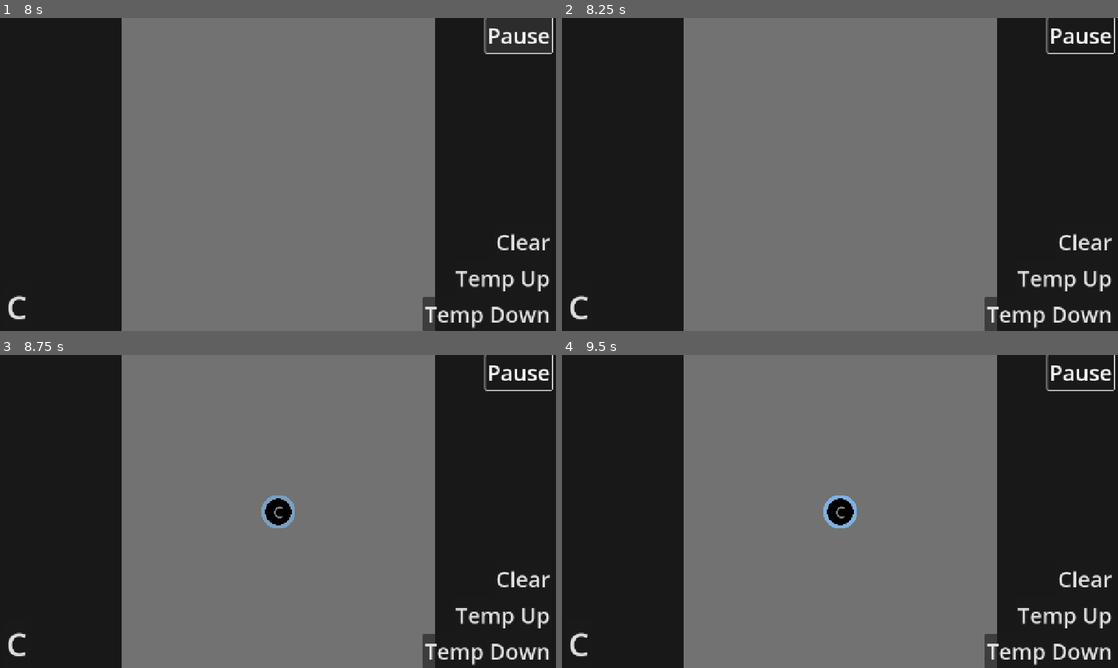
Above: before the commit, frames 1-4 (two rows, left to right).
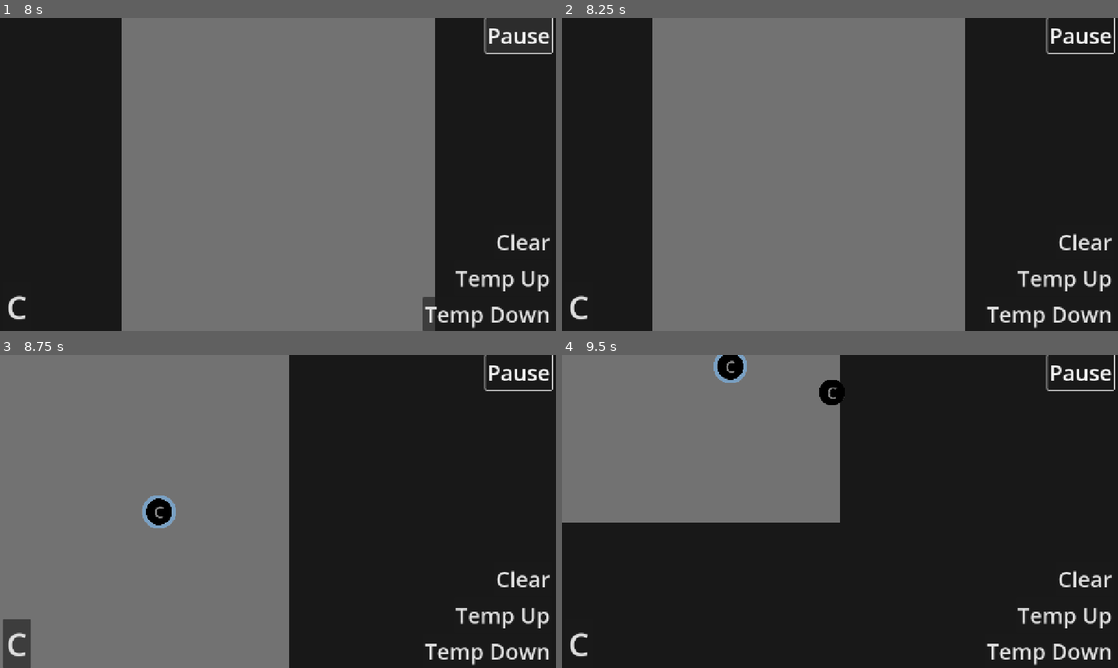
Above: after the commit, the same moments.

Repository: AlienAuthor2054/Chemistry-Sandbox
Game: Godot game, scene res://simulation/main.tscn
Same seed, same stepped clock (60 frames per second), same inputs: the game is played once before the commit and once after it.
Inputs (mouse positions are in pixels of both pictures, inside the frame that each line leads up to):
- Up to frame 1 (8 s): click "Start" at 0.5 s; click "H" at 1.25 s; click "H" at 2 s; click "C" at 2.75 s; click "C" at 3.5 s; click "Clear" at 4.25 s; click "Temp Up" at 5 s; click "Temp Down" at 5.75 s; click "Pause" at 6.5 s; click "Resume" at 7.25 s
- Up to frame 2 (8.25 s): move the mouse to (840, 174) at 8.02 s; hold Right (ui_right) from 8.03 s (still down); hold Right mouse button (move_camera) from 8.03 s (still down); click (840, 174) at 8.17 s
- Up to frame 3 (8.75 s): keep holding Right (ui_right); keep holding Right mouse button (move_camera); tap Shift (shift) at 8.3 s
- Up to frame 4 (9.5 s): move the mouse to (840, 511) at 8.77 s; release Right (ui_right) at 8.78 s; release Right mouse button (move_camera) at 8.78 s; hold Down (ui_down) from 8.78 s (still down); tap Shift (shift) at 8.85 s; click (840, 511) at 8.92 s; right-click (840, 511) at 9.05 s

Frame 1 is identical in both runs. In frame 2, 11% of the frame differs, in the area x 16-79%, y 0-100%; in frame 3, 49%; in frame 4, 54%, in the area x 0-79%, y 0-100%.

Commit message:
Add WASD and arrow key camera movement

Diff:
--- a/project/project.godot
+++ b/project/project.godot
@@ -40,6 +40,38 @@
 
 [input]
 
+ui_left={
+"deadzone": 0.5,
+"events": [Object(InputEventKey,"resource_local_to_scene":false,"resource_name":"","device":0,"window_id":0,"alt_pressed":false,"shift_pressed":false,"ctrl_pressed":false,"meta_pressed":false,"pressed":false,"keycode":4194319,"physical_keycode":0,"key_label":0,"unicode":0,"location":0,"echo":false,"script":null)
+, Object(InputEventJoypadButton,"resource_local_to_scene":false,"resource_name":"","device":0,"button_index":13,"pressure":0.0,"pressed":false,"script":null)
+, Object(InputEventJoypadMotion,"resource_local_to_scene":false,"resource_name":"","device":0,"axis":0,"axis_value":-1.0,"script":null)
+, Object(InputEventKey,"resource_local_to_scene":false,"resource_name":"","device":-1,"window_id":0,"alt_pressed":false,"shift_pressed":false,"ctrl_pressed":false,"meta_pressed":false,"pressed":false,"keycode":0,"physical_keycode":65,"key_label":0,"unicode":97,"location":0,"echo":false,"script":null)
+]
+}
+ui_right={
+"deadzone": 0.5,
+"events": [Object(InputEventKey,"resource_local_to_scene":false,"resource_name":"","device":0,"window_id":0,"alt_pressed":false,"shift_pressed":false,"ctrl_pressed":false,"meta_pressed":false,"pressed":false,"keycode":4194321,"physical_keycode":0,"key_label":0,"unicode":0,"location":0,"echo":false,"script":null)
+, Object(InputEventJoypadButton,"resource_local_to_scene":false,"resource_name":"","device":0,"button_index":14,"pressure":0.0,"pressed":false,"script":null)
+, Object(InputEventJoypadMotion,"resource_local_to_scene":false,"resource_name":"","device":0,"axis":0,"axis_value":1.0,"script":null)
+, Object(InputEventKey,"resource_local_to_scene":false,"resource_name":"","device":-1,"window_id":0,"alt_pressed":false,"shift_pressed":false,"ctrl_pressed":false,"meta_pressed":false,"pressed":false,"keycode":0,"physical_keycode":68,"key_label":0,"unicode":100,"location":0,"echo":false,"script":null)
+]
+}
+ui_up={
+"deadzone": 0.5,
+"events": [Object(InputEventKey,"resource_local_to_scene":false,"resource_name":"","device":0,"window_id":0,"alt_pressed":false,"shift_pressed":false,"ctrl_pressed":false,"meta_pressed":false,"pressed":false,"keycode":4194320,"physical_keycode":0,"key_label":0,"unicode":0,"location":0,"echo":false,"script":null)
+, Object(InputEventJoypadButton,"resource_local_to_scene":false,"resource_name":"","device":0,"button_index":11,"pressure":0.0,"pressed":false,"script":null)
+, Object(InputEventJoypadMotion,"resource_local_to_scene":false,"resource_name":"","device":0,"axis":1,"axis_value":-1.0,"script":null)
+, Object(InputEventKey,"resource_local_to_scene":false,"resource_name":"","device":-1,"window_id":0,"alt_pressed":false,"shift_pressed":false,"ctrl_pressed":false,"meta_pressed":false,"pressed":false,"keycode":0,"physical_keycode":87,"key_label":0,"unicode":119,"location":0,"echo":false,"script":null)
+]
+}
+ui_down={
+"deadzone": 0.5,
+"events": [Object(InputEventKey,"resource_local_to_scene":false,"resource_name":"","device":0,"window_id":0,"alt_pressed":false,"shift_pressed":false,"ctrl_pressed":false,"meta_pressed":false,"pressed":false,"keycode":4194322,"physical_keycode":0,"key_label":0,"unicode":0,"location":0,"echo":false,"script":null)
+, Object(InputEventJoypadButton,"resource_local_to_scene":false,"resource_name":"","device":0,"button_index":12,"pressure":0.0,"pressed":false,"script":null)
+, Object(InputEventJoypadMotion,"resource_local_to_scene":false,"resource_name":"","device":0,"axis":1,"axis_value":1.0,"script":null)
+, Object(InputEventKey,"resource_local_to_scene":false,"resource_name":"","device":-1,"window_id":0,"alt_pressed":false,"shift_pressed":false,"ctrl_pressed":false,"meta_pressed":false,"pressed":false,"keycode":0,"physical_keycode":83,"key_label":0,"unicode":115,"location":0,"echo":false,"script":null)
+]
+}
 benchmark={
 "deadzone": 0.2,
 "events": [Object(InputEventKey,"resource_local_to_scene":false,"resource_name":"","device":-1,"window_id":0,"alt_press …(190 unchanged characters)…
--- a/project/simulation/camera.gd
+++ b/project/simulation/camera.gd
@@ -18,6 +18,7 @@
 
 var zoom_factor := 1.25
 var mouse_move_factor := 1.0
+var key_move_factor := 20.0
 var zoom_multi: float = 1.0:
 	set(new):
 		zoom_multi = clampf(new, 0.5, 5)
@@ -37,14 +38,16 @@
 func _ready():
 	reset_camera()
 
+func _process(delta: float) -> void:
+	var vector := Input.get_vector("ui_left", "ui_right", "ui_up", "ui_down")
+	move(key_move_factor * vector)
+
 func reset_camera():
 	position = Vector2(0, 0)
 	zoom_multi = 1.0
 
-func move_from_mouse(event: InputEventMouseMotion) -> void:
-	var new_pos := position
-	new_pos += -mouse_move_factor * event.relative / zoom_value
-	position = Util.clamp_in_rect(new_pos, $"../World".world_rect)
+func move(delta: Vector2) -> void:
+	position = Util.clamp_in_rect(position + (delta / zoom_value), $"../World".world_rect)
 
 func change_zoom(zoom_in: bool):
 	zoom_multi *= zoom_factor if zoom_in else 1 / zoom_factor
@@ -52,7 +55,7 @@
 func _unhandled_input(event: InputEvent) -> void:
 	if event.is_echo(): return
 	if Input.is_action_pressed("move_camera", true) and event is InputEventMouseMotion:
-		move_from_mouse(event as InputEventMouseMotion)
+		move(-mouse_move_factor * (event as InputEventMouseMotion).relative)
 	elif Input.is_action_pressed("zoom_in", true):
 		change_zoom(true)
 	elif Input.is_action_pressed("zoom_out", true):
